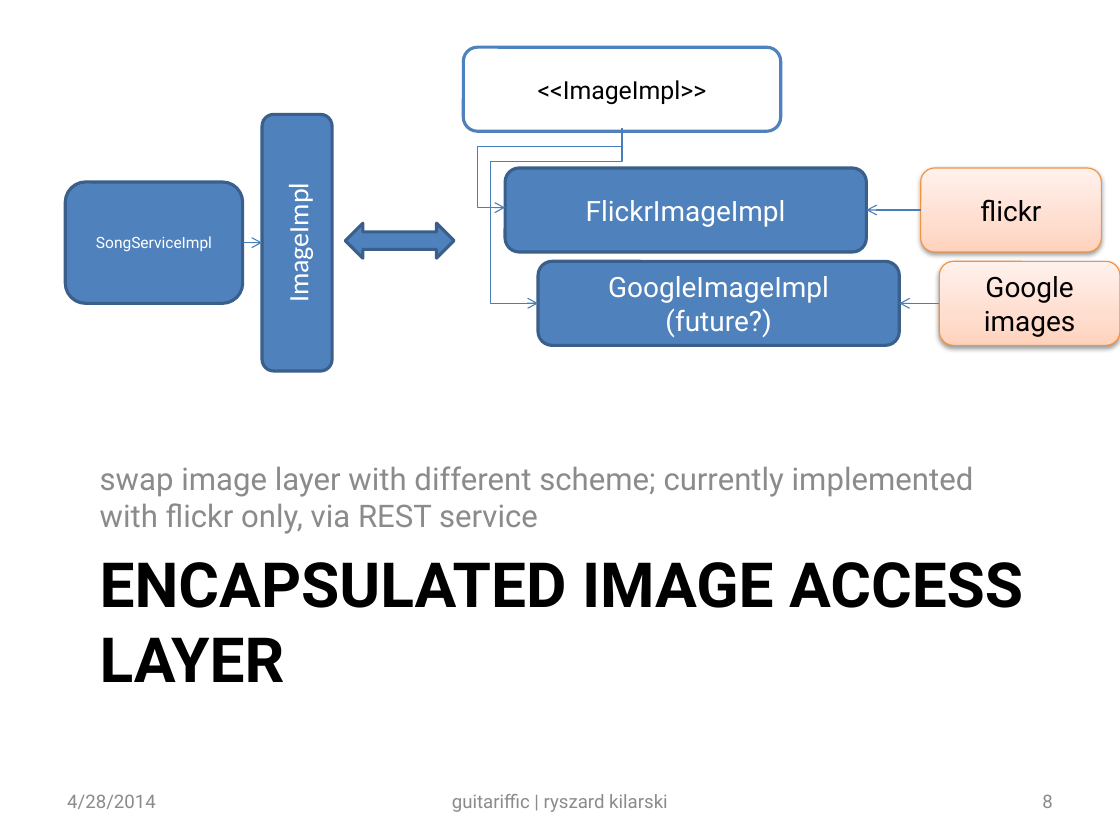
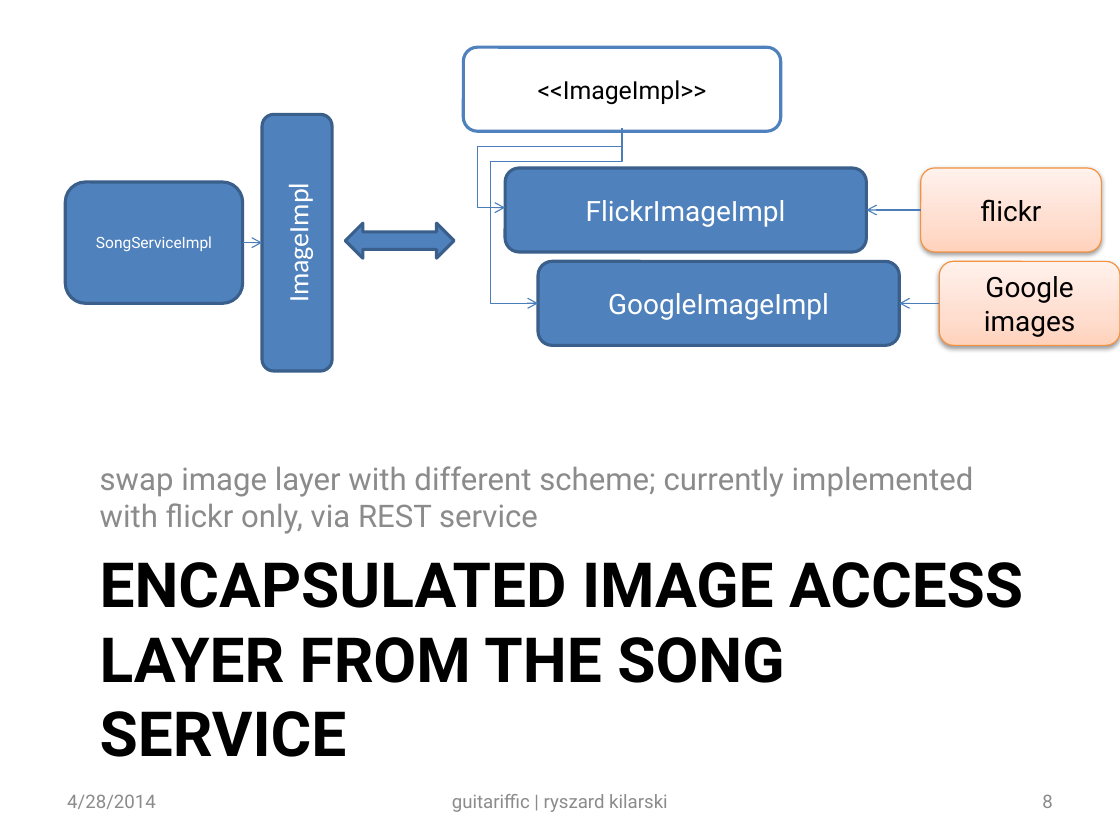
Before and after one commit to rkilarski/ryski-coding, a slide deck: slide 8 of guitarifficWS/Guitariffic Presentation.pptx. Drawn at 1120x840 pixels with LibreOffice and Linux fonts; fonts in the diff are those of the drawing. Boxes give left, top, right and bottom in pixels: in the first picture for what was removed or moved away, otherwise in the second. Text is boxed around its words. In the diff, an @@ line names an element or a change of style, - is before the commit and + after.

```diff
--- a/guitarifficWS/Guitariffic Presentation.pptx
+++ b/guitarifficWS/Guitariffic Presentation.pptx
@@ text in rounded rectangle at (608, 293, 829, 320): text changed @@
-GoogleImageImpl (future?)
+GoogleImageImpl
@@ title at (100, 562, 1023, 757): text changed @@
-ENCAPSULATED IMAGE ACCESS LAYER
+ENCAPSULATED IMAGE ACCESS LAYER FROM THE SONG SERVICE
```
Also in this commit, not shown: 6 other slides changed.
